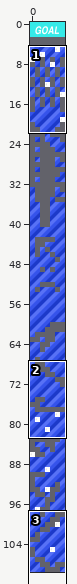
One commit to this Tiled map: LudumDare/resources/maps/bluelevel.tmx. Above, an overview of the earlier version with the close-up marked.
Close-up. Before:
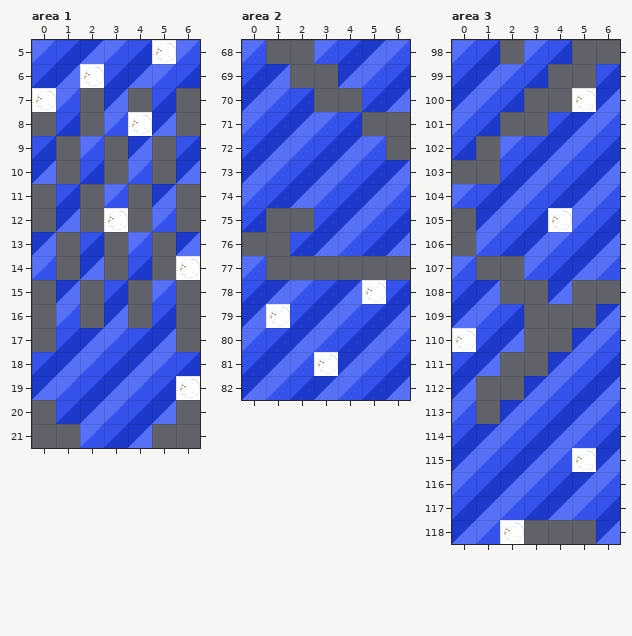
Cells are 64x64 px. Shown: area 1 x 0..6, y 5..21; area 2 x 0..6, y 68..82; area 3 x 0..6, y 98..118. The commit also changed other parts of the map, which this record leaves out.
Now the later version:
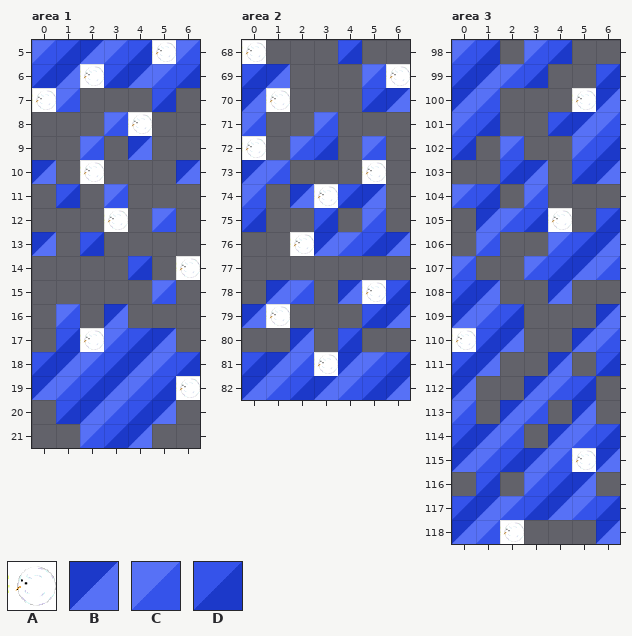
Key: from "enemytileset": A 3 "snow"; from "rainbowTileSet": B 4, C 11, D 18.
_ is an empty cell.
What changed:
{"where": "layer \"Tile Layer 1\", area 1"}
{"y":7,"x":3,"old":"B","new":"_"}
{"y":8,"x":1,"old":"D","new":"_"}
{"y":8,"x":5,"old":"B","new":"_"}
{"y":9,"x":0,"old":"D","new":"_"}
{"y":9,"x":6,"old":"D","new":"_"}
{"y":10,"x":2,"old":"D","new":"_"}
{"y":10,"x":4,"old":"C","new":"_"}
{"y":11,"x":5,"old":"B","new":"_"}
{"y":12,"x":1,"old":"B","new":"_"}
{"y":13,"x":4,"old":"C","new":"_"}
{"y":13,"x":6,"old":"B","new":"_"}
{"y":14,"x":0,"old":"C","new":"_"}
{"y":14,"x":2,"old":"B","new":"_"}
{"y":15,"x":1,"old":"B","new":"_"}
{"y":15,"x":3,"old":"D","new":"_"}
{"y":16,"x":5,"old":"D","new":"_"}
{"where": "layer \"Tile Layer 2\", area 1"}
{"y":10,"x":2,"old":"_","new":"A"}
{"y":17,"x":2,"old":"_","new":"A"}
{"where": "layer \"Tile Layer 1\", area 2"}
{"y":68,"x":3,"old":"C","new":"_"}
{"y":68,"x":5,"old":"BC","new":"__"}
{"y":69,"x":4,"old":"B","new":"_"}
{"y":70,"x":2,"old":"D","new":"_"}
{"y":71,"x":1,"old":"DB","new":"__"}
{"y":71,"x":4,"old":"D","new":"_"}
{"y":72,"x":0,"old":"DB","new":"__"}
{"y":72,"x":4,"old":"B","new":"_"}
{"y":73,"x":2,"old":"DBC","new":"___"}
{"y":73,"x":6,"old":"B","new":"_"}
{"y":74,"x":1,"old":"D","new":"_"}
{"y":74,"x":6,"old":"C","new":"_"}
{"y":75,"x":4,"old":"B","new":"_"}
{"y":75,"x":6,"old":"D","new":"_"}
{"y":77,"x":0,"old":"C","new":"_"}
{"y":78,"x":0,"old":"D","new":"_"}
{"y":78,"x":3,"old":"D","new":"_"}
{"y":79,"x":2,"old":"DBC","new":"___"}
{"y":80,"x":0,"old":"CD","new":"__"}
{"y":80,"x":3,"old":"C","new":"_"}
{"y":80,"x":5,"old":"BC","new":"__"}
{"where": "layer \"Tile Layer 2\", area 2"}
{"y":68,"x":0,"old":"_","new":"A"}
{"y":69,"x":6,"old":"_","new":"A"}
{"y":70,"x":1,"old":"_","new":"A"}
{"y":72,"x":0,"old":"_","new":"A"}
{"y":73,"x":5,"old":"_","new":"A"}
{"y":74,"x":3,"old":"_","new":"A"}
{"y":76,"x":2,"old":"_","new":"A"}
{"where": "layer \"Tile Layer 1\", area 3"}
{"y":100,"x":2,"old":"D","new":"_"}
{"y":102,"x":3,"old":"DB","new":"__"}
{"y":103,"x":4,"old":"C","new":"_"}
{"y":104,"x":2,"old":"B","new":"_"}
{"y":104,"x":4,"old":"DBC","new":"___"}
{"y":105,"x":5,"old":"C","new":"_"}
{"y":106,"x":2,"old":"DB","new":"__"}
{"y":111,"x":5,"old":"C","new":"_"}
{"y":112,"x":6,"old":"B","new":"_"}
{"y":113,"x":4,"old":"D","new":"_"}
{"y":113,"x":6,"old":"C","new":"_"}
{"y":114,"x":3,"old":"D","new":"_"}
{"y":116,"x":0,"old":"C","new":"_"}
{"y":116,"x":2,"old":"B","new":"_"}
{"y":116,"x":6,"old":"C","new":"_"}
